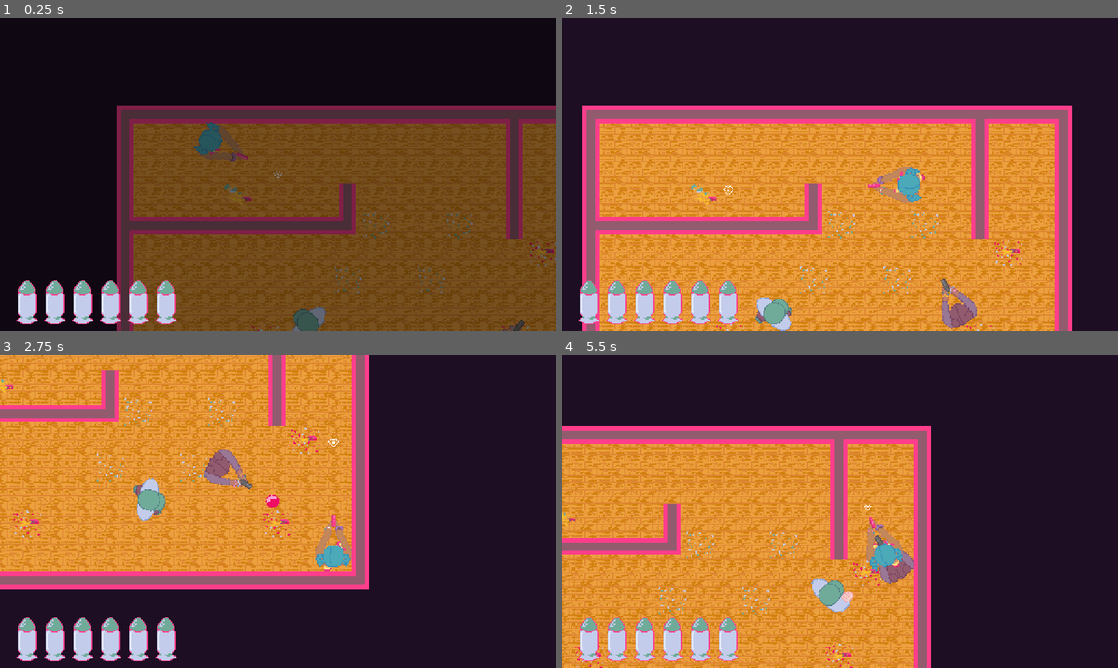
Above: before the commit, frames 1-4 (two rows, left to right).
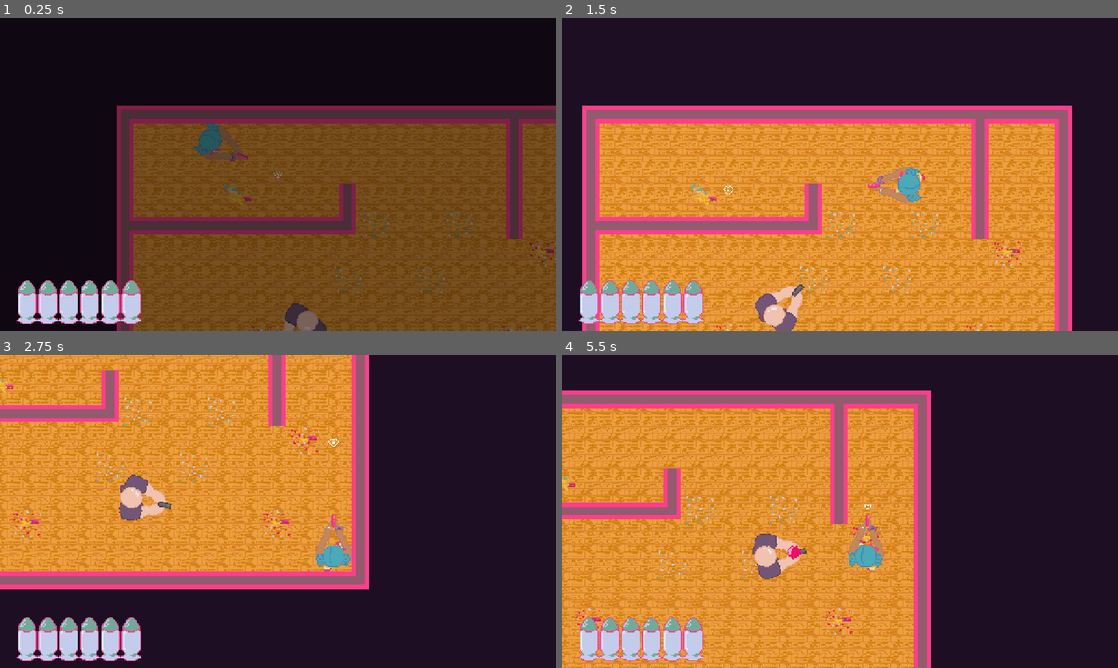
Above: after the commit, the same moments.

Repository: maxwell-github78/serious-game-jam-new
Game: Godot game, scene res://main.tscn
Two runs of this game, one before a commit and one after it. Both use one fixed random seed, a clock stepped at 60 frames per second and the inputs below.
Inputs (mouse positions are in pixels of both pictures, inside the frame that each line leads up to):
- Up to frame 1 (0.25 s): no input
- Up to frame 2 (1.5 s): move the mouse to (962, 158) at 0.52 s; hold Right (ui_right) 0.53-1.28 s; move the mouse to (728, 190) at 1.27 s; hold Down (ui_down) from 1.28 s (still down)
- Up to frame 3 (2.75 s): move the mouse to (333, 442) at 2.02 s; release Down (ui_down) at 2.03 s; hold Right (ui_right) from 2.03 s (still down)
- Up to frame 4 (5.5 s): move the mouse to (812, 574) at 2.77 s; release Right (ui_right) at 2.78 s; hold Up (ui_up) 2.78-3.53 s; move the mouse to (1006, 558) at 3.52 s; hold Left (ui_left) 3.53-5.03 s; move the mouse to (673, 464) at 4.27 s; move the mouse to (867, 511) at 5.02 s; hold Down (ui_down) from 5.03 s (still down)

The runs differ from the first frame. In frame 1, 2.5% of the frame differs, in the area x 6-95%, y 83-100%; in frame 2, 3.3%; in frame 3, 3.5%; in frame 4, 41%, in the area x 0-67%, y 11-100%.

Commit message:
Working on stat changes

Diff:
--- a/game/game.gd
+++ b/game/game.gd
@@ -55,7 +55,7 @@
 	Engine.max_fps = 60
 
 	const bottle_guy: PackedScene = preload("res://enemy/enemies/bottle-guy.tscn") #Stupid way to pad the odds
-	for i in range(5):
+	for i in range(2):
 		enemy_scenes.append(bottle_guy)
 
 	new_room()
--- a/project.godot
+++ b/project.godot
@@ -14,6 +14,10 @@
 run/main_scene="uid://cfdrgt1thf03p"
 config/features=PackedStringArray("4.7", "GL Compatibility")
 config/icon="res://assets/icon.svg"
+
+[autoload]
+
+StatChanges="*uid://b1627pqm58prs"
 
 [display]
 
--- /dev/null
+++ b/stat-changes/stat-changes.gd
@@ -0,0 +1,16 @@
+extends Node
+
+enum multiplier_keys {
+	PLAYER_DAMAGE,
+	ENEMY_DAMAGE,
+	PLAYER_MOVESPEED,
+	ENEMY_MOVESPEED,
+	PLAYER_RELOADTIME,
+	ENEMY_FIRE_WAIT_TIME
+}
+
+var stat_multipliers: Dictionary[multiplier_keys, float]
+
+func init() -> void:
+	for key in stat_multipliers.keys():
+		stat_multipliers[key] = 1.0
--- /dev/null
+++ b/stat-changes/upgrade-definition.gd
@@ -0,0 +1,6 @@
+extends Resource
+
+@export var display_name: String
+@export var texture: Texture2D
+@export var effects: Dictionary[StatChanges.multiplier_keys, float]
+@export var flavour_text: String
--- a/ui/ui-ammo.gd
+++ b/ui/ui-ammo.gd
@@ -9,7 +9,7 @@
 	for i in range(max_rounds):
 		var ammo_icon := TextureRect.new()
 		ammo_icon.texture = ammo_texture
-		ammo_icon.position = Vector2(i * 32.0, 0)
+		ammo_icon.position = Vector2(i * 24.0, 0)
 		ammo_array.append(ammo_icon)
 		add_child(ammo_icon)
 
Not shown, added: stat-changes/stat-changes.gd.uid
Not shown, added: stat-changes/upgrade-definition.gd.uid
